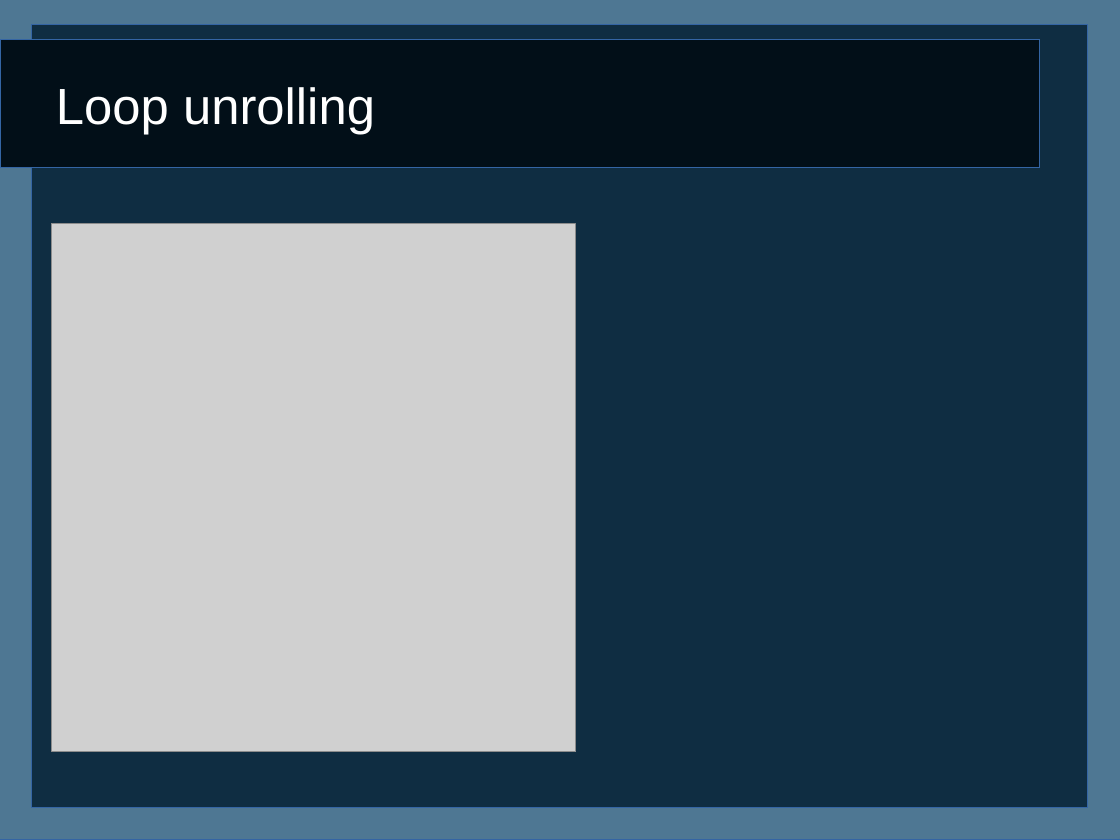
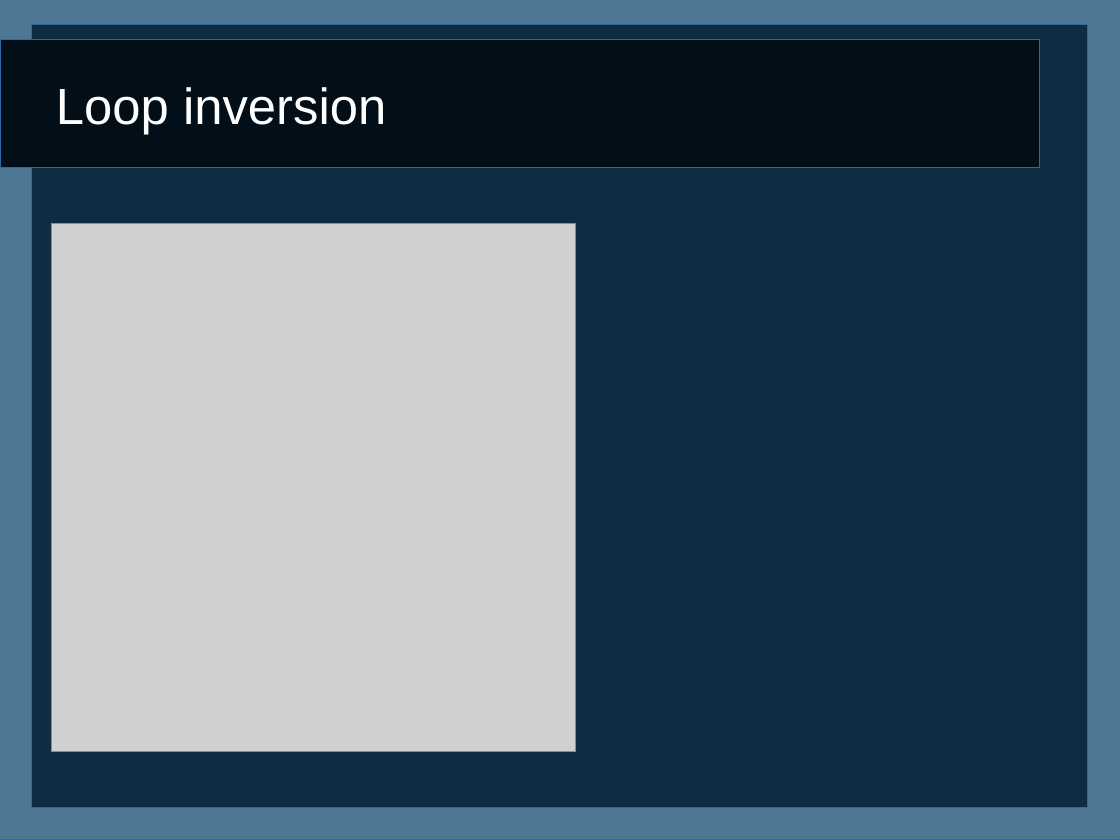
Before and after one commit to caswitch/recherche-et-doc-s4, a slide deck: slide 3 of Diapo3.odp. Drawn at 1120x840 pixels with LibreOffice and Linux fonts; fonts in the diff are those of the drawing; grey boxes stand for pictures. Boxes give left, top, right and bottom in pixels: in the first picture for what was removed or moved away, otherwise in the second. Text is boxed around its words. In the diff, an @@ line names an element or a change of style, - is before the commit and + after.

```diff
--- a/Diapo3.odp
+++ b/Diapo3.odp
@@ title at [56, 87, 386, 134]: text changed @@
-Loop unrolling
+Loop inversion
```
Also in this commit, not shown: 1 other slide changed.
